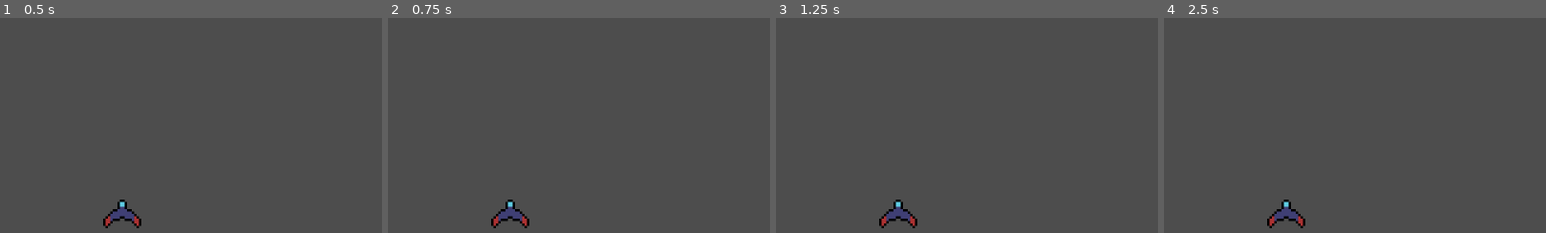
Above: before the commit, frames 1-4 (left to right).
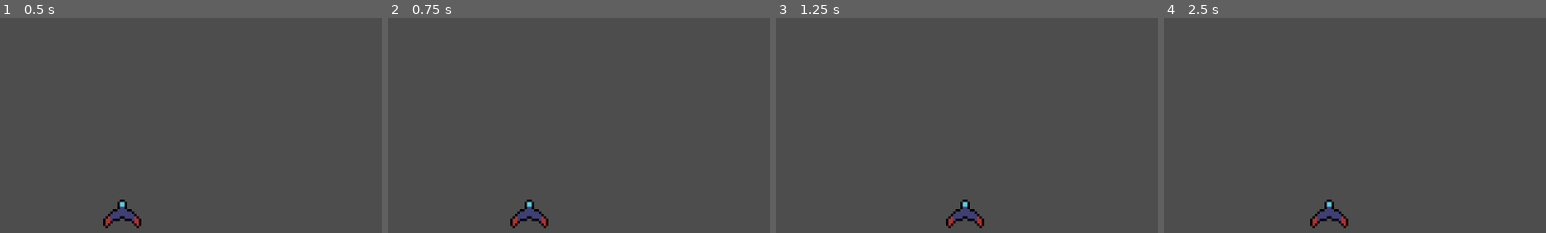
Above: after the commit, the same moments.

Repository: MaximSukhochev/invaders-attack
Game: Godot game, scene res://Scenes/game.tscn
Same seed, same stepped clock (60 frames per second), same inputs: the game is played once before the commit and once after it.
Inputs:
- Up to frame 1 (0.5 s): no input
- Up to frame 2 (0.75 s): tap Enter at 0.5 s; hold Right (ui_right) from 0.53 s (still down)
- Up to frame 3 (1.25 s): keep holding Right (ui_right)
- Up to frame 4 (2.5 s): release Right (ui_right) at 1.28 s; hold Left (ui_left) 1.28-2.03 s; hold Right (ui_right) from 2.03 s (still down)
The pictures show only the part of the screen within x 35-85%, y 50-100%; the shares and areas given below are measured in that part.

Frame 1 is identical in both runs. In frame 2, 1.1% of the frame differs, in the area x 27-42%, y 84-98%; in frame 3, 1.3%, in the area x 27-55%, y 84-98%; in frame 4, 1.3%.

Commit message:
Add basic movement

Diff:
--- a/Scenes/player_ship.tscn
+++ b/Scenes/player_ship.tscn
@@ -1,12 +1,14 @@
-[gd_scene load_steps=3 format=3 uid="uid://d3h1ro8m8ka2l"]
+[gd_scene load_steps=4 format=3 uid="uid://d3h1ro8m8ka2l"]
 
 [ext_resource type="Texture2D" uid="uid://b2guw36oes63u" path="res://Sprites/ship.png" id="1_3k1ca"]
+[ext_resource type="Script" uid="uid://dvw64rfrwf1he" path="res://Scripts/player.gd" id="1_6s7s7"]
 
 [sub_resource type="RectangleShape2D" id="RectangleShape2D_6s7s7"]
 size = Vector2(8, 6)
 
 [node name="PlayerShip" type="CharacterBody2D"]
 collision_mask = 7
+script = ExtResource("1_6s7s7")
 
 [node name="PlayerSprite" type="Sprite2D" parent="."]
 texture = ExtResource("1_3k1ca")
--- /dev/null
+++ b/Scripts/player.gd
@@ -0,0 +1,22 @@
+extends CharacterBody2D
+
+@export var speed = 40
+
+func _process(delta: float) -> void:
+	velocity = Vector2.ZERO
+
+	_get_user_input()
+
+	if velocity.x != 0:
+		_handle_movement(delta, velocity)
+
+
+func _handle_movement(delta: float, player_velocity) -> void:
+	move_and_collide(player_velocity * delta)
+
+
+func _get_user_input():
+	if Input.is_action_pressed("ui_left"):
+		velocity.x = -speed
+	if Input.is_action_pressed("ui_right"):
+		velocity.x = speed
Not shown, added: Scripts/player.gd.uid
